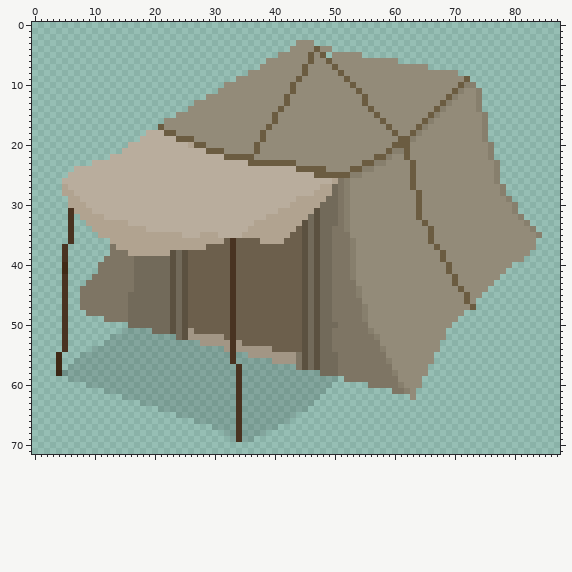
Edited in one commit: pixel-art file (game/resources/dun-morogh/tent1.aseprite). This is how it looked before the edit.
88x72 pixels, 1 frame. Colours within 5 levels of each other are drawn and written as one.
The same view after the edit:
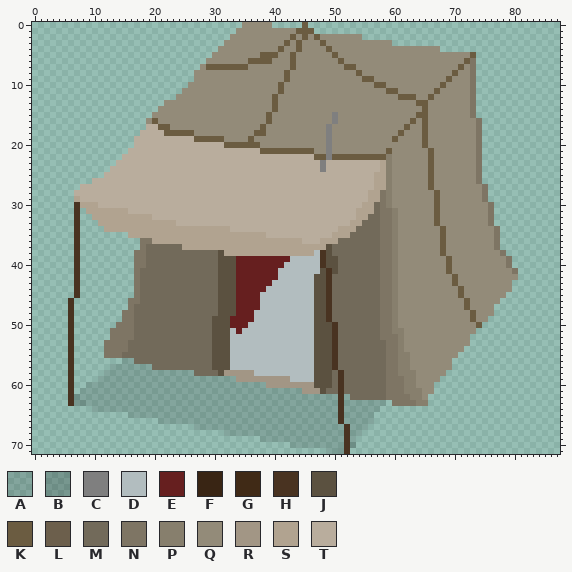
Palette (. is transparent): A #00000021  B #00000035  C #7f7f7f  D #b2bdbf  E #661f1f  F #392514  G #402a16  H #493321  J #5b5140  K #6b5c41  L #6c5f4c  M #726a5a  N #7e7564  P #877f6d  Q #938b79  R #a29685  S #b1a390  T #b9ad9d
Diff:
layer "Layer 1" now hidden
layer "Layer 2" added
Changed rows in their new state; - is an unchanged pixel.
first column x 4:
 0 -------------------------------QQQQQ-----K---------------------------------------
 1 ------------------------------QQQQQQQQQQKKK--------------------------------------
 2 -----------------------------QQQQQQQQQQKQKQKQQQQQQQ------------------------------
 3 ----------------------------QQQQQQQQQQKQK--QKQQQQQQQQQQQ-------------------------
 4 ---------------------------QQQQQQQQQQKQ-K--Q-KQQQQQQQQQQQQQQQQQQ-----------------
 5 --------------------------QQQQQQQQKKK--K--Q-QQK----QQQQQQQQQQQQQQQQQQK-----------
 6 -------------------------QQQQQQQKKKK---K--Q--Q-K---------QQQQQQQQQQQKN-----------
 7 ------------------------QKKKKKKKQQ-----K-Q----Q-KK------------QQQQQKQN-----------
 8 -----------------------QQQQQQQQQ------K--Q-----Q--K---------------KQQN-----------
 9 -----------------------QQQQQQQ--------K-Q-------Q--KK------------K--QN-----------
10 ----------------------QQQQQQ---------K-Q---------Q---KK---------K--QQN-----------
11 ---------------------QQQQQQ----------K-Q----------Q----KK------K--QQ-N.----------
12 --------------------QQQQQ-----------K-Q------------Q-----KKK--K--QQ--N.----------
13 ------------------QQQQQ-------------K-Q------------Q--------KK--QQ---N.----------
14 -----------------QQQQQ--------------KQ--------------Q--------K-QQ----N.----------
15 ----------------QQQQ---------------KQ---------C------Q------KKQQ-----N..---------
16 ---------------QKQ-----------------KQ---------C-------Q----K--Q-------N.---------
17 ---------------TT-K---------------KQ---------C---------Q--K-QK--------N.---------
18 --------------T-----KKK----------K-----------C----------QK-QQK--------N.---------
19 -------------T------TTTKKKKK----K-Q----------C----------KQQQ-K--------N.---------
20 ------------.---------TTTTTTKKKKK------------C----------QQQ--K--------N..--------
21 -----------.-------------TTTTTTTTTKKKKKKKKK--C----------QQQ---K-------N..--------
22 ---------..-----------------TTTTTTTTTTTTTTTKKCKKKKKKK-----Q---K-------N..--------
23 ------....----------------------TTTTTTTTTTTTCTTTTTTTTTSP---Q--K-------N...-------
24 ---......-------------------------------TTTTCTTTTTTTTTSP---Q--K-------N...-------
25 --......-----------------------------------TTTTTTTTTTSSP---Q--K-------N...-------
26 -.....----------------------------------------TTTTTTTSSP---Q--K-------N...-------
27 -...----------------------------------------TTTTTTTTTSSP---Q--K--------N...------
28 -..----------------------------------------TTTTTTTTTSSNP----Q--K-------N...------
29 --.-------------------------------------TTTTTTTTTTTTSSNP----Q--K-------N....-----
30 --.H-SS--------------------------------TTTTTTTTTTTTSSMNP----Q--K--------N....----
31 --.H.-SSSSSS-------------------------TTTTTTTTTTTTTSSSMNNP---Q--K--------N....----
32 --.H..--SSSSSSSS-------------------TTTTTTTTTTTTTTTSSMMNNP---Q--K--------N.....---
33 --.H-..-----SSSSSSSS-------------TTTTTTTTTTTTTTTTSSMMMNNP----Q-K--------N......--
34 --.H--..-------SSSSSSSSSSSSSS---TTTTTTTTTTTTTTTSSSMMMMNNP-----Q-K--------N......-
35 --.H---.....---------SSS---SSSS----TTTTTTTTTTTSSSMMMMMNNP-----Q-K--------N.......
36 --.H-----.....NN------------SSSSSS----SSSTTTSSSMMMMMMMNNP-----Q-K--------N......-
37 -.-H-----.....NMMMMMM----SSSSSSSSSSSSSSSSSSSSJMMMMMMMMNNP------QK--------N......-
38 -.-H-----....NNMMMMM-MMMMMMJSSSSSSSSSSSSSSSDHJMMMMMMMMNNP-----------------N....--
39 -.-H----.....NN----M-MMMMMMJJJEEEEEEEEEDDDDDHJJMMMMMMMNNP-------QK---------N..---
40 -.-H---......NN----M-MMMMMMJJJEEEEEEEEDDDDDDHJJMMMMMMMNNP------------------N-----
41 -.-H---......N-----M-MMMMMMJJJEEEEEEEDDDDDDDJHJMMMMMMMNNP------------------QN----
42 -.-H--.......N-----M-MMMMMMJJJEEEEEEEDDDDDD-JHMMMMMMMMNNP-----------------QQQ----
43 -.-H-........N-----M-MMMMMMJJJEEEEEEDDDDDDD-JHMMMMMMMMNNP----------------QQQ-----
44 -.-H.........N-----M-MMMMMMJJJEEEEEDDDDDDDD-JHMMMMMMMMNNP---------------QQQQ-----
45 -.-H.........N-----M-MMMMMMJJJEEEEDDDDDDDDD-JHMMMMMMMMNNP----------KQ--QQQQ------
46 -.H-........NN-----M-MMMMMMJJJEEEEDDDDDDDDD-JHMMMMMMMMNNP-------------QQQQ-------
47 -.H-........N------M-MMMMMMJJJEEEEDDDDDDDDD-JHMMMMMMMMNNP-----------KQQQQ--------
48 -.H--......-N------M-MMMMMMJJJEEEDDDDDDDDDD-JHMMMMMMMMNNP-----------QKQQQ--------
49 -.H-----...-N------M-MMMMMJJJEEEEDDDDDDDDDD-JHMMMMMMMMNNP----------QQKQQ---------
50 -.H-------NNN------M-MMMMMJJJEEEDDDDDDDDDDD-JJHMMMMMMMNNP---------QQQQK----------
51 -.H------NNNNMMM---M-MMMMMJJJDEDDDDDDDDDDDD-JJHMMMMMMMNNPP-------QQQQQ-----------
52 -.H------NNNNMMMMMMM-MMMMMJJJDDDDDDDDDDDDDD-JJHMMMMMMMNNNP-------QQQQ------------
53 -.H-----NNNNMMMMMMMMMMMMMMJJJDDDDDDDDDDDDDD-JJHMMMMMMMMNNP------QQQQQ------------
54 -.H---..NNNNMMMMMMMMMMMMMMJJJDDDDDDDDDDDDDD-JJHMMMMMMMMNNP------QQQQ-------------
55 .-H-....NNNMMMMMMMMMMMMMMMJJJDDDDDDDDDDDDDD-JJHMMMMMMMMNNPP----QQQQ--------------
56 .-H........--MMMMMMMMMMMMMJJJDDDDDDDDDDDDDD-JJHMMMMMMMMNNPP----QQQ---------------
57 .-H......-------MMMMMMMMMMJJJDDDDDDDDDDDDDD-JJHMMMMMMMM-NPP---QQQQ---------------
58 ..H.....---------------MMMMJRRRRRDDDDDDDDDDJJJ-HMMMMMMM-NPPP--QQQ----------------
59 --H....-----------------------RRRRRRRRRDDDDJJJMHMMMMMMM--NPP-QQQ-----------------
60 --H---------------------------A----RRRRRRRRJJJMHMMMMMMM--NPP-QQ------------------
61 --H-AAAA----------------------A----------RRRJMMHMMMMMMMN---PPQQ------------------
62 --HBAAAAAAA-------------------A-------------AAAHAMMMMMMNNNNPPQ-------------------
63 --HBBAAAAAAAAA----------------A------------AAAAHAAAAAAA-NNNNPP-------------------
64 ------AAAAAAAAAAA-------------A-----------AAAAAHAAAAAA---------------------------
65 ------------AAAAAAAA----------A---------AAAAAAAHAAAAA----------------------------
66 -----------------AAAAAA-------A--------AAAAAAAAHAAAAA----------------------------
67 -----------------------AAA----A------AAAAAAAAAAAHAAA-----------------------------
68 ------------------------------A----AAAAAAAAAAAAAHAA------------------------------
69 -----------------------------....-AAAAAAAAAAAAAAHA-------------------------------
70 ---------------------------------------AAAAAAAAAHB-------------------------------
71 ---------------------------------------------AABH--------------------------------
Where, in picture pixels (left, top, right, bottom), the same in both pictures:
changed: (56, 22, 542, 454)
